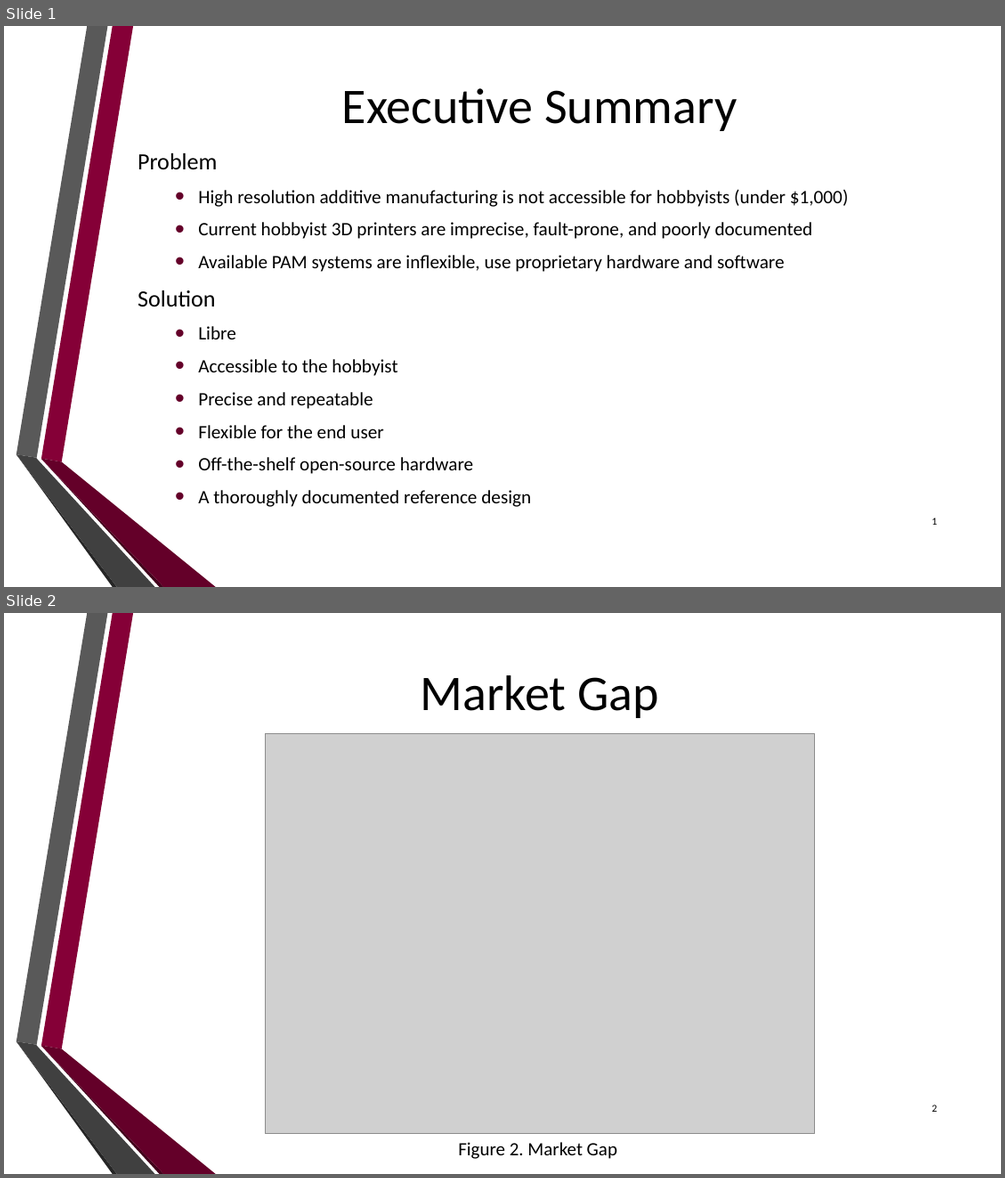
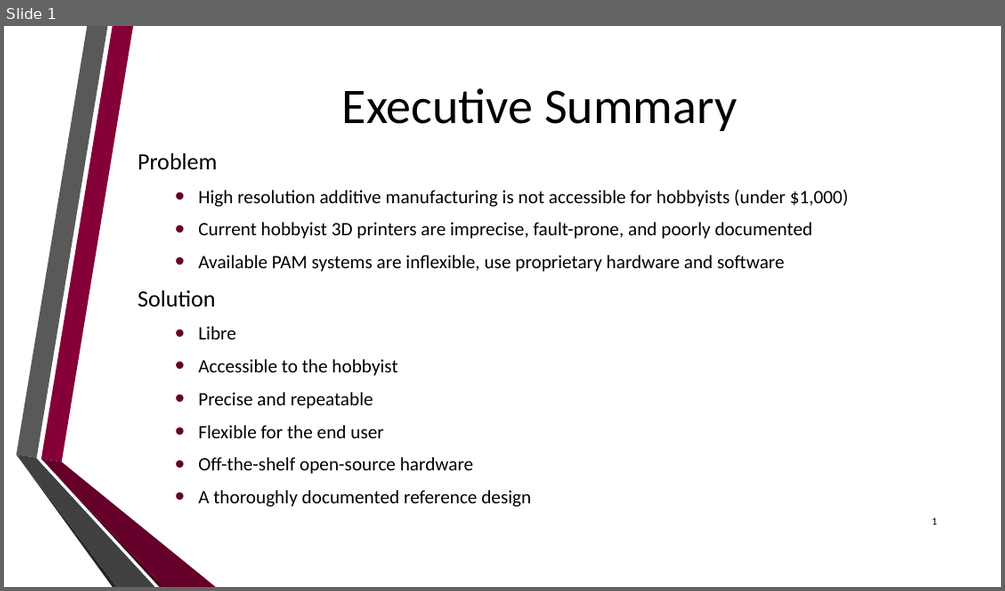
Before and after one commit to dan-olsen/SeniorDesign, a slide deck: Presentations/DesignPres/Jeff's Material/ExecSummary.pptx. Shown one above the other, each under a label of ours: slides 1 and 2 before the commit, slide 1 after it. The pictures are 1005x1178 and 1005x591 pixels, drawn with LibreOffice and Linux fonts; fonts in the diff are those of the drawing; grey boxes stand for pictures; background and template pictures are left out. Boxes give left, top, right and bottom in pixels: in the first picture for what was removed or moved away, otherwise in the second. Text is boxed around its words. In the diff, an @@ line names an element or a change of style, - is before the commit and + after.

```diff
--- a/Presentations/DesignPres/Jeff's Material/ExecSummary.pptx
+++ b/Presentations/DesignPres/Jeff's Material/ExecSummary.pptx
@@ slide 2 removed at [4, 613, 1001, 1174], background picture (left out); not listed: 6 template elements that a slide beside it also shows @@
@@ title removed at [421, 675, 658, 718] @@
-Market Gap
@@ picture removed at [265, 734, 815, 1134] @@
@@ page number removed at [931, 1104, 937, 1111] @@
-2
@@ text removed at [458, 1142, 617, 1159] @@
-Figure 2. Market Gap
```
Also in this commit, not shown: 1 other slide removed.
